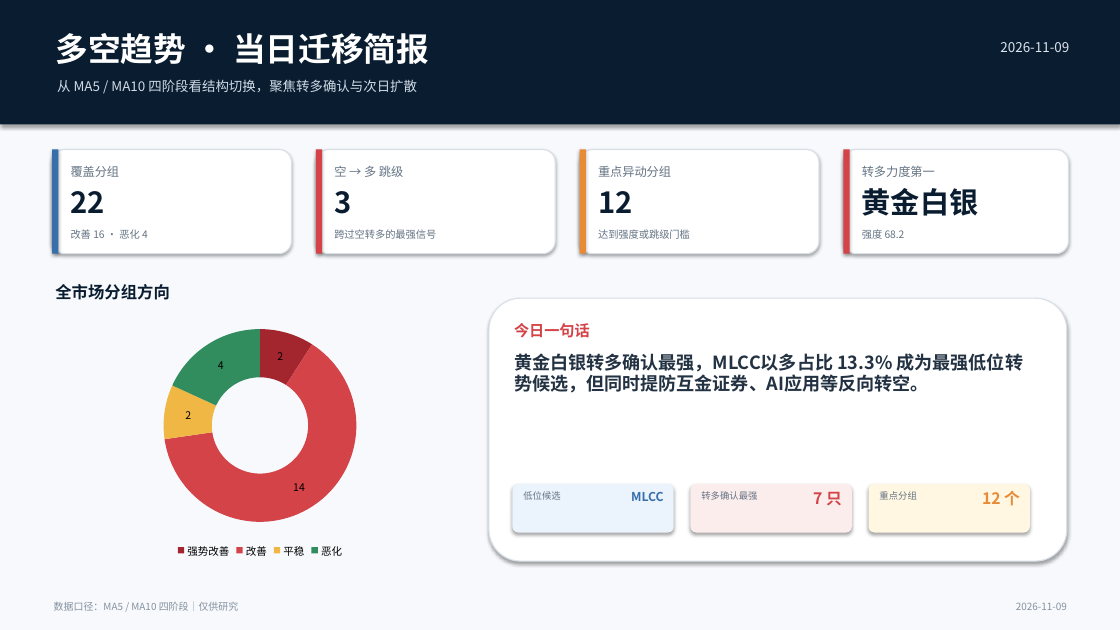
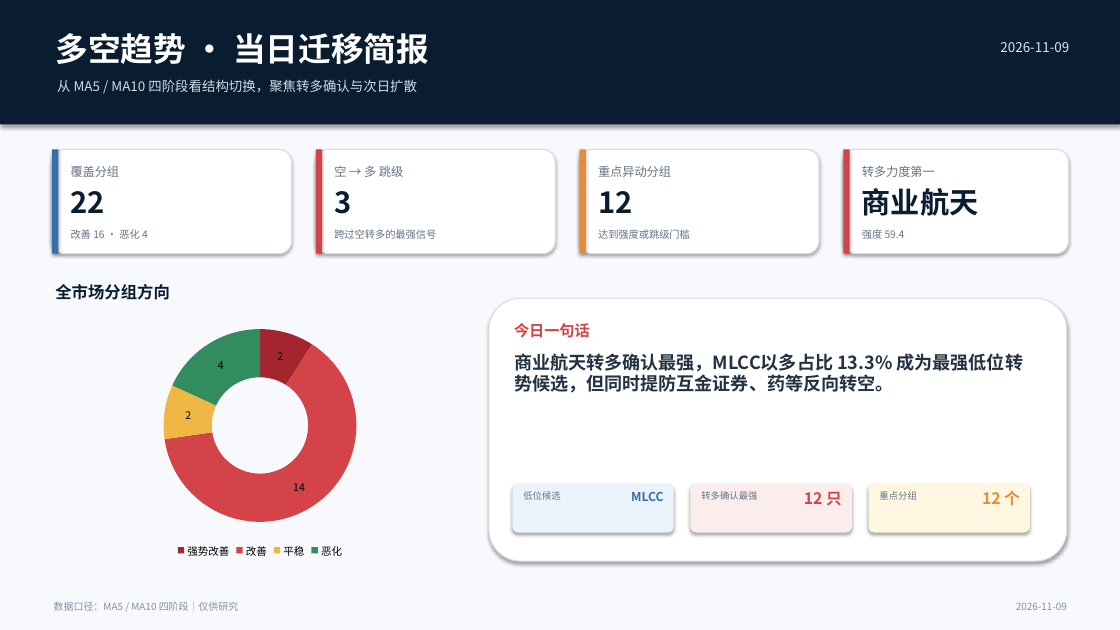
Before and after one commit to nancybhc/a-share-blast-lab, a slide deck: slide 1 of assets/多空阶段简报_2026-11-09.pptx. Drawn at 1120x630 pixels with LibreOffice and Linux fonts; fonts in the diff are those of the drawing. Boxes give left, top, right and bottom in pixels: in the first picture for what was removed or moved away, otherwise in the second. Text is boxed around its words. In the diff, an @@ line names an element or a change of style, - is before the commit and + after.

```diff
--- a/assets/多空阶段简报_2026-11-09.pptx
+++ b/assets/多空阶段简报_2026-11-09.pptx
@@ text at [862,188,979,216]: text changed @@
-黄金白银
+商业航天
@@ text at [862,229,905,239]: text changed @@
-强度 68.2
+强度 59.4
@@ text at [514,353,1024,393]: text changed @@
-黄金白银转多确认最强，MLCC以多占比 13.3% 成为最强低位转势候选，但同时提防互金证券、AI应用等反向转空。
+商业航天转多确认最强，MLCC以多占比 13.3% 成为最强低位转势候选，但同时提防互金证券、药等反向转空。
@@ text at [804,492,842,505]: text changed @@
-7 只
+12 只
```
Also in this commit, not shown: 3 other slides changed, 13 other files.
